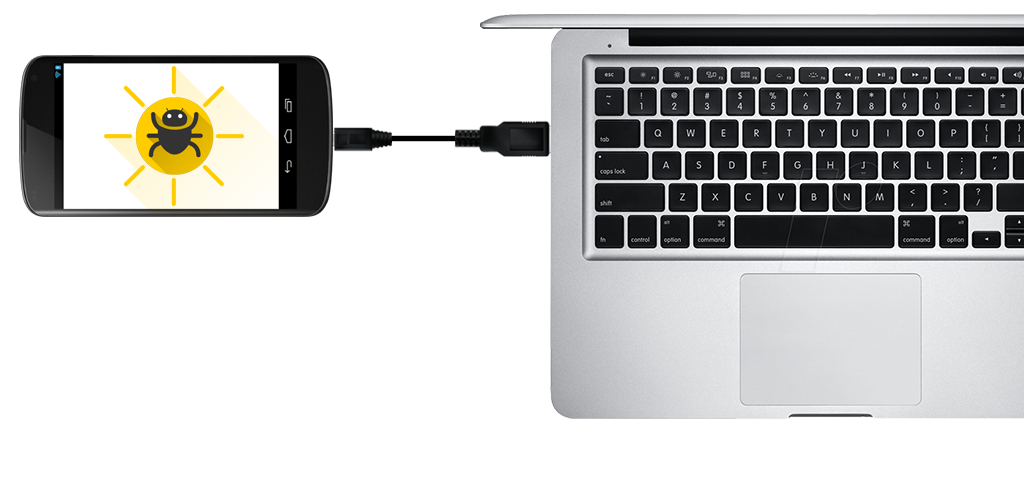
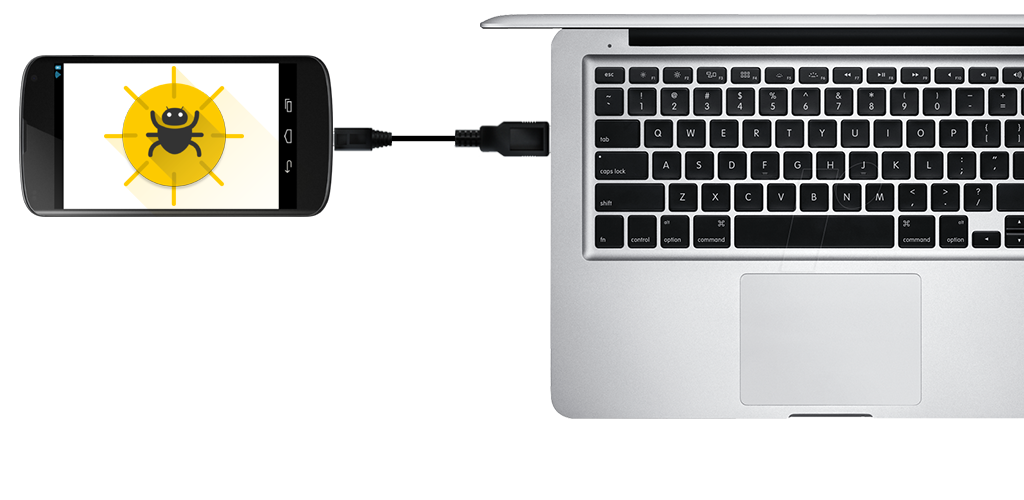
Comparing the layer stacks of the two (1024, 500) images. Changes:
added layer "Layer 7" above "Layer 6" over [left=121, top=83, right=227, bottom=191]
